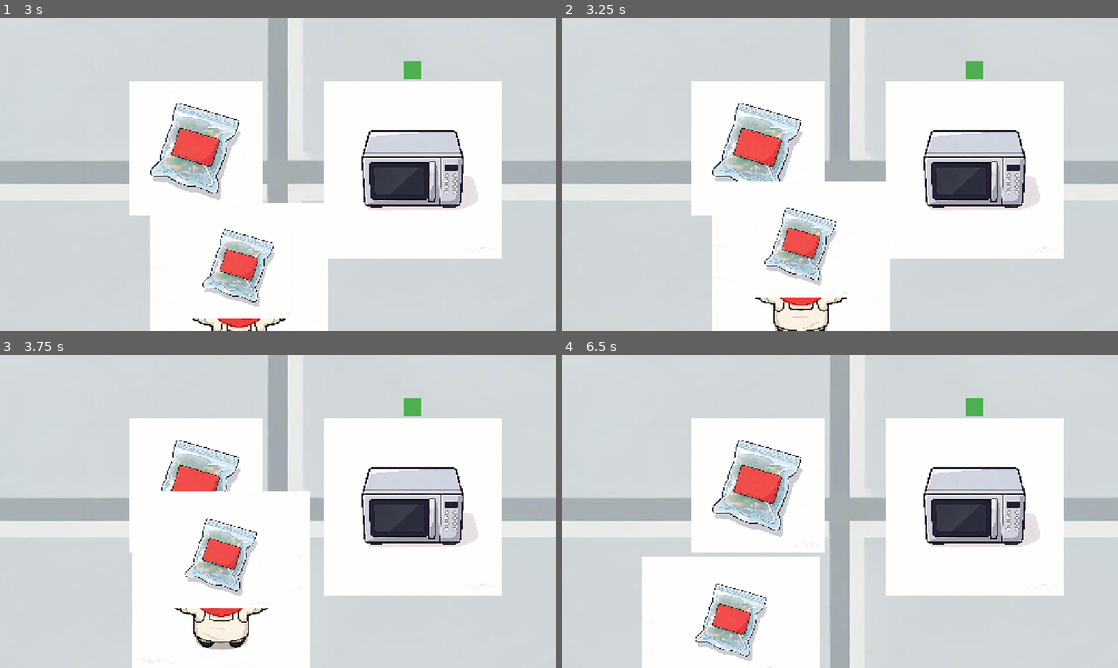
Above: before the commit, frames 1-4 (two rows, left to right).
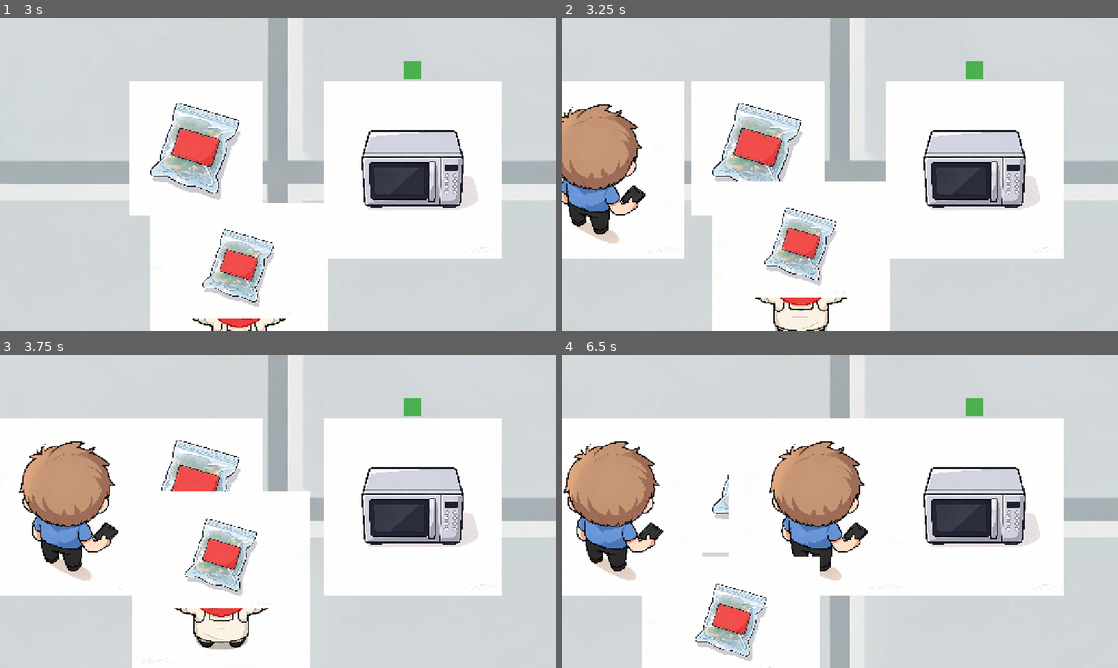
Above: after the commit, the same moments.

Repository: 408Survivor/order_rush
Game: Godot game, scene res://scenes/MainScene.tscn
Same seed, same stepped clock (60 frames per second), same inputs: the game is played once before the commit and once after it.
Inputs:
- Up to frame 1 (3 s): tap Enter at 0.5 s; hold D (move_right) 0.53-1.28 s; hold Space (interact) 0.53-1.28 s; hold S (move_down) 1.28-2.03 s; tap Space (interact) at 1.35, 2.85 s; hold D (move_right) 2.03-2.78 s; hold Space (interact) 2.03-2.78 s; hold W (move_up) from 2.78 s (still down)
- Up to frame 2 (3.25 s): keep holding W (move_up)
- Up to frame 3 (3.75 s): release W (move_up) at 3.53 s; hold A (move_left) from 3.53 s (still down); hold Space (interact) from 3.53 s (still down)
- Up to frame 4 (6.5 s): release Space (interact) at 4.28 s; tap Space (interact) at 4.35, 5.85 s; release A (move_left) at 5.03 s; hold S (move_down) 5.03-5.78 s; hold Space (interact) 5.03-5.78 s; hold D (move_right) from 5.78 s (still down)

Frame 1 is identical in both runs. In frame 2, 12% of the frame differs, in the area x 0-22%, y 20-77%; in frame 3, 13%; in frame 4, 22%, in the area x 0-61%, y 20-77%.

Commit message:
feat: 顾客系统——按间隔生成、自动排队、队首索引 (#3)
- 新增 Customer（CharacterBody2D）：直线走向槽位、到达信号、WAITING 状态
- 新增 CustomerManager：Timer 定时生成、槽位按在场数分配（不与行走顾客撞槽）、
  队列索引（get_front_customer 队首 = 服务对象）、满员拒绝、离开回收
- MainScene：入口/柜台标记 + CustomerManager，入口与队伍同线避免路径交叉
- 冒烟测试扩展至 24 项断言（含槽位分配回归、间距不重叠、满员拒绝）

Diff:
--- a/scenes/MainScene.tscn
+++ b/scenes/MainScene.tscn
@@ -4,6 +4,7 @@
 [ext_resource type="Texture2D" uid="uid://x3fq32rmh0tf" path="res://assets/art/environment/floor_tile.png" id="3_floor"]
 [ext_resource type="PackedScene" path="res://scenes/items/MealPackage.tscn" id="4_meal"]
 [ext_resource type="PackedScene" path="res://scenes/props/Microwave.tscn" id="5_mw"]
+[ext_resource type="PackedScene" path="res://scenes/systems/CustomerManager.tscn" id="6_cm"]
 
 [node name="MainScene" type="Node2D" unique_id=432433148]
 
@@ -24,5 +25,13 @@
 [node name="Microwave" parent="." instance=ExtResource("5_mw")]
 position = Vector2(950, 350)
 
+[node name="SpawnPoint" type="Marker2D" parent="."]
+position = Vector2(40, 350)
+
+[node name="CounterPoint" type="Marker2D" parent="."]
+position = Vector2(600, 350)
+
+[node name="CustomerManager" parent="." instance=ExtResource("6_cm")]
+
 [node name="PlayerCharacter" parent="." unique_id=1418374193 instance=ExtResource("2_ibiss")]
 position = Vector2(250, 520)
--- /dev/null
+++ b/scenes/entities/Customer.tscn
@@ -0,0 +1,19 @@
+[gd_scene load_steps=3 format=3]
+
+[ext_resource type="Texture2D" uid="uid://bijf3u4kxfdvg" path="res://assets/art/characters/customer_office_waiting.png" id="1_tex"]
+[ext_resource type="Script" uid="uid://n7smpfnf1lqc" path="res://scripts/entities/customer.gd" id="2_script"]
+
+[sub_resource type="CircleShape2D" id="CircleShape2D_customer"]
+radius = 100.0
+
+[node name="Customer" type="CharacterBody2D"]
+collision_layer = 16
+collision_mask = 17
+script = ExtResource("2_script")
+
+[node name="Sprite2D" type="Sprite2D" parent="."]
+scale = Vector2(0.2, 0.2)
+texture = ExtResource("1_tex")
+
+[node name="CollisionShape2D" type="CollisionShape2D" parent="."]
+shape = SubResource("CircleShape2D_customer")
--- /dev/null
+++ b/scenes/systems/CustomerManager.tscn
@@ -0,0 +1,9 @@
+[gd_scene load_steps=2 format=3]
+
+[ext_resource type="Script" uid="uid://bdyr78bp1mnj7" path="res://scripts/systems/customer_manager.gd" id="1_script"]
+
+[node name="CustomerManager" type="Node2D"]
+script = ExtResource("1_script")
+
+[node name="SpawnTimer" type="Timer" parent="."]
+wait_time = 3.0
--- /dev/null
+++ b/scripts/entities/customer.gd
@@ -0,0 +1,71 @@
+## 文件: scripts/entities/customer.gd
+## 职责: 顾客实体：从入口走到指定槽位排队等待（Phase 1 简化版）
+## 依赖: 由 CustomerManager 实例化并分配槽位
+## 注意: 寻路保持简单（直线移动），顾客间碰撞由 CollisionShape2D 保证不重叠
+
+@tool
+extends CharacterBody2D
+
+# ==================== 信号 ====================
+## 到达自己的排队槽位时发出（供 CustomerManager 登记队列）
+signal arrived
+
+# ==================== 枚举 ====================
+enum CustomerState {
+	WALKING,  ## 走向槽位
+	WAITING,  ## 已在槽位排队等待
+}
+
+# ==================== 常量 ====================
+const ARRIVE_DISTANCE := 12.0  ## 到达判定阈值（像素）
+
+# ==================== 导出变量 ====================
+## 移动速度（像素/秒）
+@export var move_speed := 160.0
+## 排队槽位目标位置（由管理器分配）
+@export var queue_slot: Vector2 = Vector2.ZERO
+
+# ==================== 节点引用 ====================
+@onready var sprite: Sprite2D = $Sprite2D
+
+# ==================== 状态变量 ====================
+var state := CustomerState.WALKING
+
+# ==================== 生命周期 ====================
+
+func _ready() -> void:
+	add_to_group("customer")
+	print_rich("[color=green]Customer spawned at %s, heading to %s[/color]" % [str(global_position), str(queue_slot)])
+
+func _physics_process(delta: float) -> void:
+	if state != CustomerState.WALKING:
+		return
+
+	# 直线走向目标槽位（无需 A*，见 issue #3 上下文）
+	var to_slot := queue_slot - global_position
+	if to_slot.length() <= ARRIVE_DISTANCE:
+		_arrive()
+		return
+
+	if Engine.is_editor_hint():
+		# @tool：编辑器进程 PhysicsServer 不步进，move_and_slide 碰撞状态陈旧会传送；
+		# 冒烟测试环境直接朝目标位移（不重叠由槽位间距 220 > 碰撞直径 200 保证，
+		# 物理碰撞留给运行模式兜底）
+		global_position = global_position.move_toward(queue_slot, move_speed * delta)
+		return
+
+	velocity = to_slot.normalized() * move_speed
+	move_and_slide()
+
+# ==================== 状态管理 ====================
+
+## 到达槽位：停下并通知管理器
+func _arrive() -> void:
+	velocity = Vector2.ZERO
+	state = CustomerState.WAITING
+	print_rich("[color=cyan]Customer arrived at slot %s[/color]" % str(global_position))
+	arrived.emit()
+
+## 是否已就位排队
+func is_waiting() -> bool:
+	return state == CustomerState.WAITING
--- /dev/null
+++ b/scripts/systems/customer_manager.gd
@@ -0,0 +1,112 @@
+## 文件: scripts/systems/customer_manager.gd
+## 职责: 顾客系统管理器：按固定间隔生成顾客、分配排队槽位、维护队列索引
+## 依赖: Customer.tscn（scripts/entities/customer.gd）
+## 注意: 队列队首 = 当前服务对象（供订单系统索引，见 issue #3 验收）
+
+@tool
+extends Node2D
+
+# ==================== 常量 ====================
+const CUSTOMER_SCENE := preload("res://scenes/entities/Customer.tscn")
+
+# ==================== 导出变量 ====================
+## 生成间隔（秒）
+@export var spawn_interval := 3.0
+## 排队槽位间距（像素），需大于顾客碰撞直径 200
+@export var queue_spacing := 220.0
+## 最大在场顾客数（超出不再生成；3 人 = 槽位 0-2 均在屏幕内）
+@export var max_queue := 3
+
+# ==================== 节点引用 ====================
+@onready var spawn_timer: Timer = $SpawnTimer
+
+# ==================== 状态变量 ====================
+## 已就位的顾客队列（队首 index 0）
+var queue: Array[Node] = []
+
+## 在场顾客数（已生成未移除；槽位按它分配，避免与行走中的顾客撞槽）
+var _active_count := 0
+
+var _spawn_point: Node2D = null
+var _counter_point: Node2D = null
+
+# ==================== 生命周期 ====================
+
+func _ready() -> void:
+	add_to_group("customer_manager")
+	# 场景提供入口与柜台标记（MainScene 中配置，均为 MainScene 直接子节点）
+	_spawn_point = get_node_or_null("../SpawnPoint")
+	_counter_point = get_node_or_null("../CounterPoint")
+	if _spawn_point == null or _counter_point == null:
+		push_warning("CustomerManager: SpawnPoint/CounterPoint 未找到（应为 MainScene 的直接子节点）")
+
+	spawn_timer.wait_time = spawn_interval
+	spawn_timer.timeout.connect(_on_spawn_timer_timeout)
+	# @tool：编辑器进程（含编辑器内部检查实例化）不启动定时生成，仅测试/运行时手动触发
+	if Engine.is_editor_hint():
+		spawn_timer.stop()
+	else:
+		spawn_timer.start()
+	print_rich("[color=green]CustomerManager ready (interval=%.1fs, max_queue=%d)[/color]" % [spawn_interval, max_queue])
+
+# ==================== 生成 ====================
+
+## 生成一名顾客并分配槽位（槽位按在场数分配，行走中与已排队的顾客互不撞槽）
+func spawn_customer() -> Node2D:
+	if _spawn_point == null or _counter_point == null:
+		return null
+	if _active_count >= max_queue:
+		print_rich("[color=orange]CustomerManager: 队伍已满（%d/%d），暂不生成[/color]" % [_active_count, max_queue])
+		return null
+
+	var customer: CharacterBody2D = CUSTOMER_SCENE.instantiate()
+	customer.queue_slot = _get_slot_position(_active_count)
+	customer.global_position = _spawn_point.global_position
+	add_child(customer)
+	customer.arrived.connect(_on_customer_arrived.bind(customer))
+	customer.tree_exited.connect(_on_customer_left.bind(customer))
+	_active_count += 1
+	print_rich("[color=cyan]Customer spawned (queue before: %d, active: %d)[/color]" % [queue.size(), _active_count])
+	return customer
+
+## 计算第 index 位顾客的槽位（队首在柜台，队伍沿柜台反向延伸）
+func _get_slot_position(index: int) -> Vector2:
+	return _counter_point.global_position - Vector2(index * queue_spacing, 0)
+
+# ==================== 队列管理 ====================
+
+## 顾客到达槽位后登记入队
+func _on_customer_arrived(customer: Node2D) -> void:
+	if customer in queue:
+		return
+	queue.append(customer)
+	print_rich("[color=green]Customer queued: #%d (total %d)[/color]" % [queue.size() - 1, queue.size()])
+
+## 队首顾客（当前服务对象），空队返回 null
+func get_front_customer() -> Node2D:
+	if queue.is_empty():
+		return null
+	return queue[0]
+
+## 当前排队人数
+func get_queue_count() -> int:
+	return queue.size()
+
+## 移除顾客（服务完成/离开时调用，issue #4 使用）
+func remove_customer(customer: Node2D) -> void:
+	var idx := queue.find(customer)
+	if idx != -1:
+		queue.remove_at(idx)
+	print_rich("[color=yellow]Customer removed (left in queue: %d)[/color]" % queue.size())
+
+## 顾客节点离开场景树时回收在场计数并清理队列（防悬空引用）
+func _on_customer_left(customer: Node2D) -> void:
+	_active_count = maxi(_active_count - 1, 0)
+	var idx := queue.find(customer)
+	if idx != -1:
+		queue.remove_at(idx)
+
+# ==================== 内部 ====================
+
+func _on_spawn_timer_timeout() -> void:
+	spawn_customer()
Not shown, changed: addons/smoke_test/smoke_plugin.gd
Not shown, added: scripts/entities/customer.gd.uid
Not shown, added: scripts/systems/customer_manager.gd.uid
